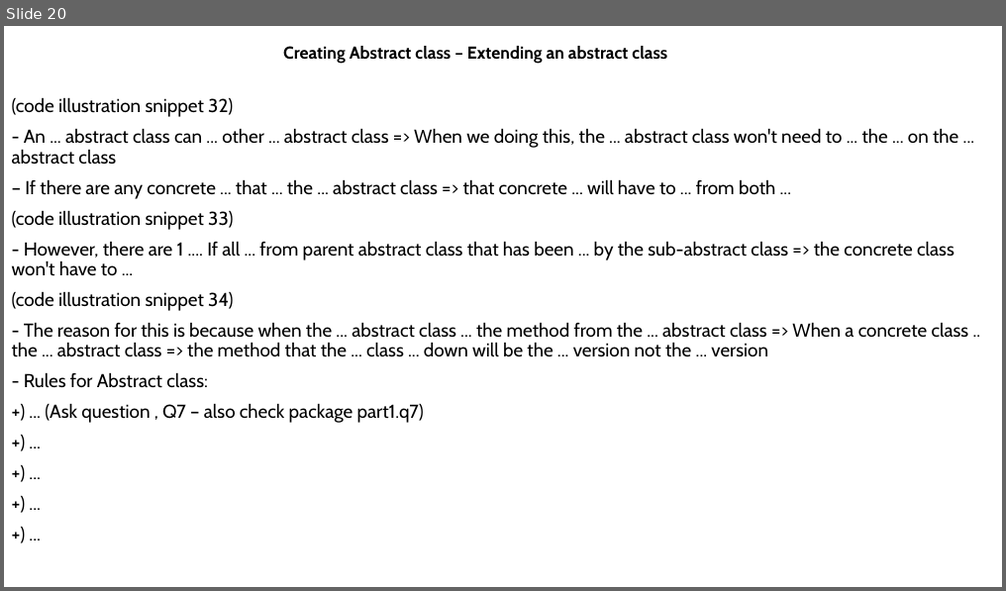
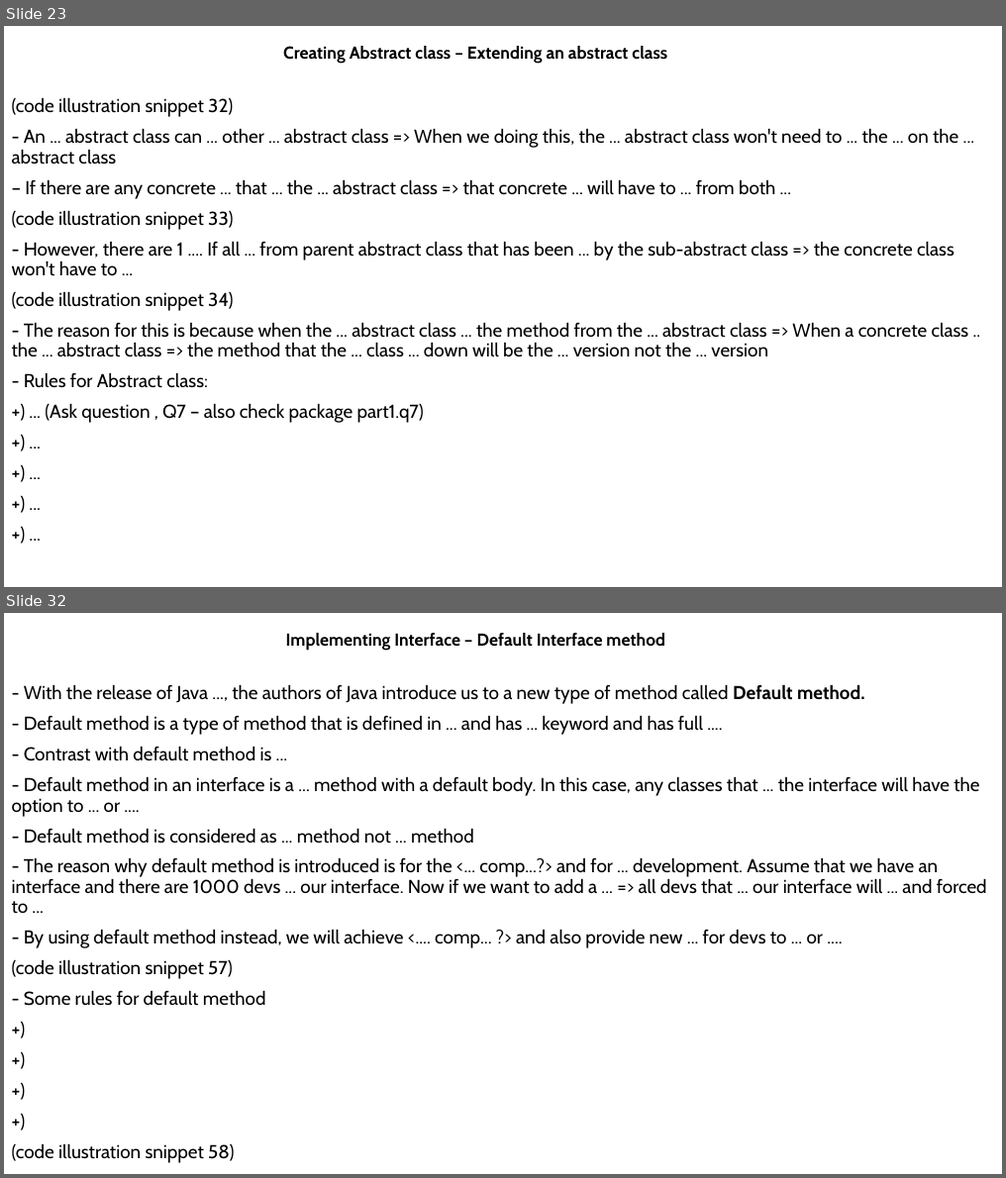
Before and after one commit to MaiDinhVinh/CS-Java, a slide deck: self-study resources/J8SE1/Chapter 5 - Class Design.pptx. Shown one above the other, each under a label of ours: slide 20 before the commit, slides 23 and 32 after it; the slides between them are not shown. The pictures are 1006x591 and 1006x1178 pixels, drawn with LibreOffice and Linux fonts; fonts in the diff are those of the drawing. Boxes give left, top, right and bottom in pixels: in the first picture for what was removed or moved away, otherwise in the second. Text is boxed around its words. In the diff, an @@ line names an element or a change of style, - is before the commit and + after.

```diff
--- a/self-study resources/J8SE1/Chapter 5 - Class Design.pptx
+++ b/self-study resources/J8SE1/Chapter 5 - Class Design.pptx
@@ slide 32 added at (x1=4, y1=613, x2=1002, y2=1174), background #FFFFFF @@
@@ subtitle added at (x1=286, y1=633, x2=665, y2=651), 16.6 pt, text #000000, bold @@
+Implementing Interface – Default Interface method
@@ text added at (x1=12, y1=684, x2=987, y2=1163), 18 pt, text #000000 @@
+- With the release of Java ..., the authors of Java introduce us to a new type of method called Default method.
+- Default method is a type of method that is defined in ... and has ... keyword and has full ....
+- Contrast with default method is ...
+- Default method in an interface is a ... method with a default body. In this case, any classes that ... the interface will have the option to ... or ....
+- Default method is considered as ... method not ... method
+- The reason why default method is introduced is for the <... comp...?> and for ... development. Assume that we have an interface and there are 1000 devs ... our interface. Now if we want to add a ... => all devs that ... our interface will ... and forced to ...
+- By using default method instead, we will achieve <.... comp... ?> and also provide new ... for devs to ... or ....
+(code illustration snippet 57)
+- Some rules for default method
++)
++)
++)
++)
+(code illustration snippet 58)
@@ what was slide 20 is now slide 23 @@
```
Also in this commit, not shown: 3 slides changed, 10 other slides added.
